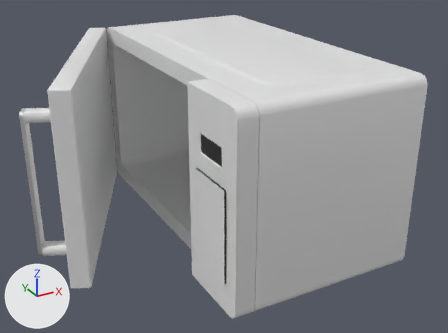
Before and after pictures for a commit that changed the FBX model Assets/Resources/Objects/Kiln/kiln.fbx.
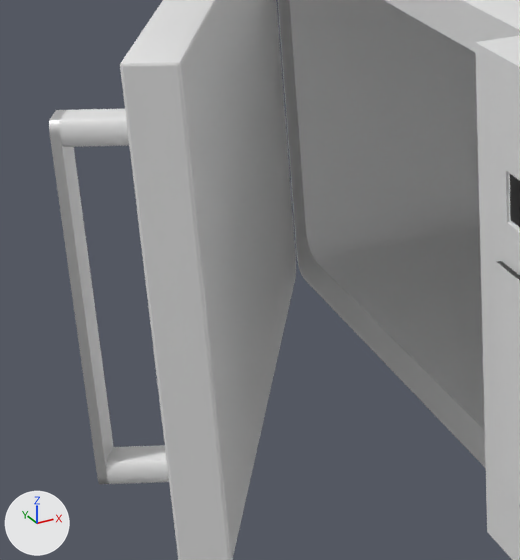
Each version appears first whole from a 50 mm camera at (-1.654, -16.172, 3.852) aimed at (0.061, -13.052, 2.292), and next in a close-up on the part from 0% to 46% of the width and 20% to 86% of the height. The lights are fixed; the arrows at lower left show +X, +Y and +Z. The last two pictures show the newer version. Where no turn or scale is listed for an object, it has been applied to the vertices.

The scene before the commit, as lines of its bpy script (objects in view):
```python
me_cube_015 = bpy.data.meshes.new('Cube.015')
me_cube_015.from_pydata(...)  # 222 vertices, 167 faces; spans x -0.46..0.57, y -1.04..1.04, z -0.57..0.58
me_cube_015.materials.append(mat_metal)  # white #e7e7e7
me_cube_016 = bpy.data.meshes.new('Cube.016')
me_cube_016.from_pydata(...)  # 126 vertices, 117 faces; spans x -0.768..-0.003, y -1.422..0.046, z -0.554..0.592
me_cube_016.materials.append(mat_metal)  # white #e7e7e7
me_cylinder_004 = bpy.data.meshes.new('Cylinder.004')
me_cylinder_004.from_pydata(...)  # 208 vertices, 108 faces; spans x -0.076..0.108, y -0.081..0.066, z -0.426..0.426
# faces by material slot: [70, 38]
me_cylinder_004.materials.append(mat_metal)  # white #e7e7e7
me_cylinder_004.materials.append(mat_handle_white)  # white #e7e7e7
ob_door = bpy.data.objects.new('Door', me_cube_016)
ob_door.location = (-0.238, -11.851, 2.396)
ob_handle = bpy.data.objects.new('handle', me_cylinder_004)
ob_handle.location = (-1.046, -13.038, 2.411)
ob_kiln_main = bpy.data.objects.new(' Kiln Main', me_cube_015)
ob_kiln_main.location = (0.222, -12.889, 2.414)
# also in view: 'numpad' at (-0.296, -13.675, 2.414); 'panel.001' at (-0.365, -13.673, 2.287)
```
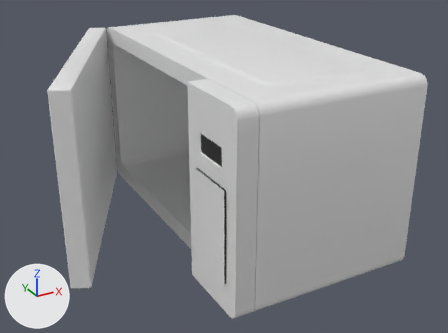
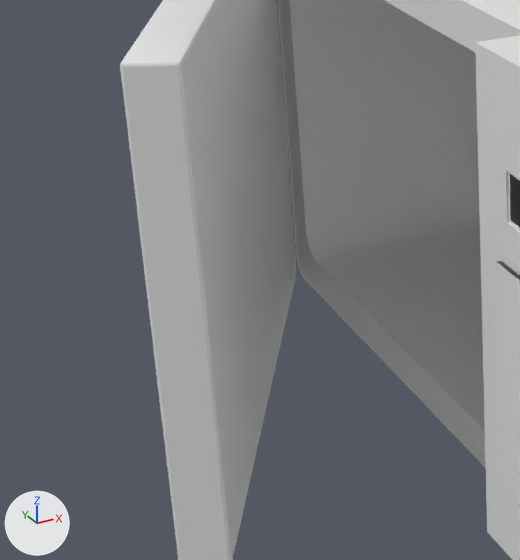
The newer file is also rescaled (x0.525), turned or shifted as a whole; pictures and numbers use the older file's frame.

Where the change shows, as pixel boxes [x1, y1, x2, y2] in the close-ups (520 x 560 px):
```json
{"object": "handle", "change": "deleted", "before": [49, 109, 169, 484], "faces in mat_handle_white (white #e7e7e7)": [49, 110, 114, 484], "faces in mat_metal (white #e7e7e7)": [60, 109, 169, 484]}
```

The change, as JSON lines over the scene's bpy script:
```json
{"op": "remove", "block": "ob_handle", "code": ["ob_handle = bpy.data.objects.new('handle', me_cylinder_004)", "ob_handle.location = (-1.046, -13.038, 2.411)"]}
```
